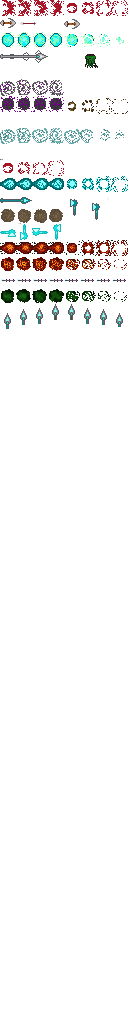
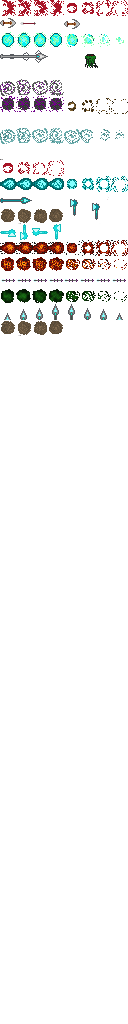
Revision of a layered 128x1024 image; what changed, layer by layer:
painted on "Background" over [1, 320, 123, 336]
